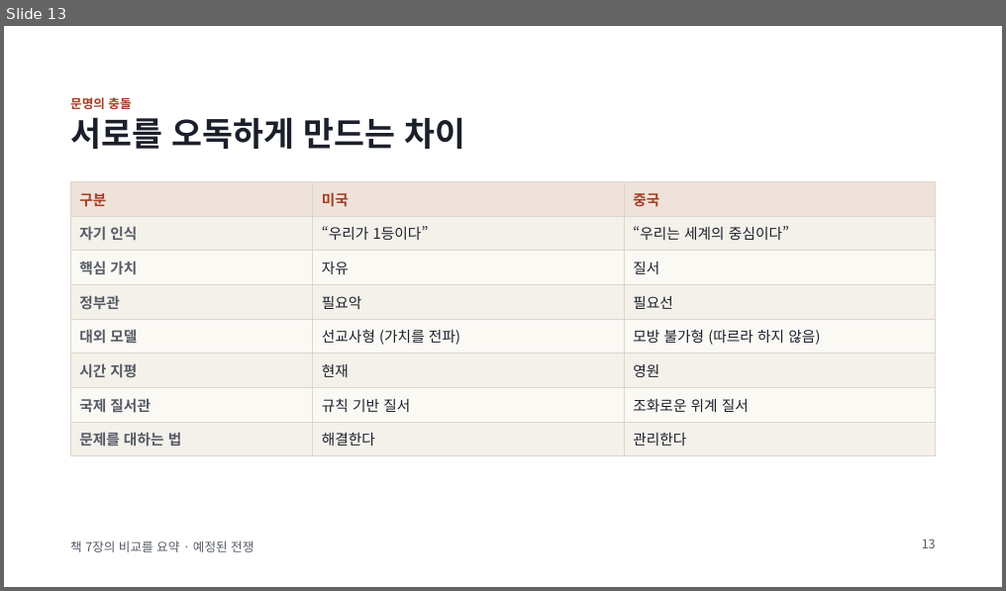
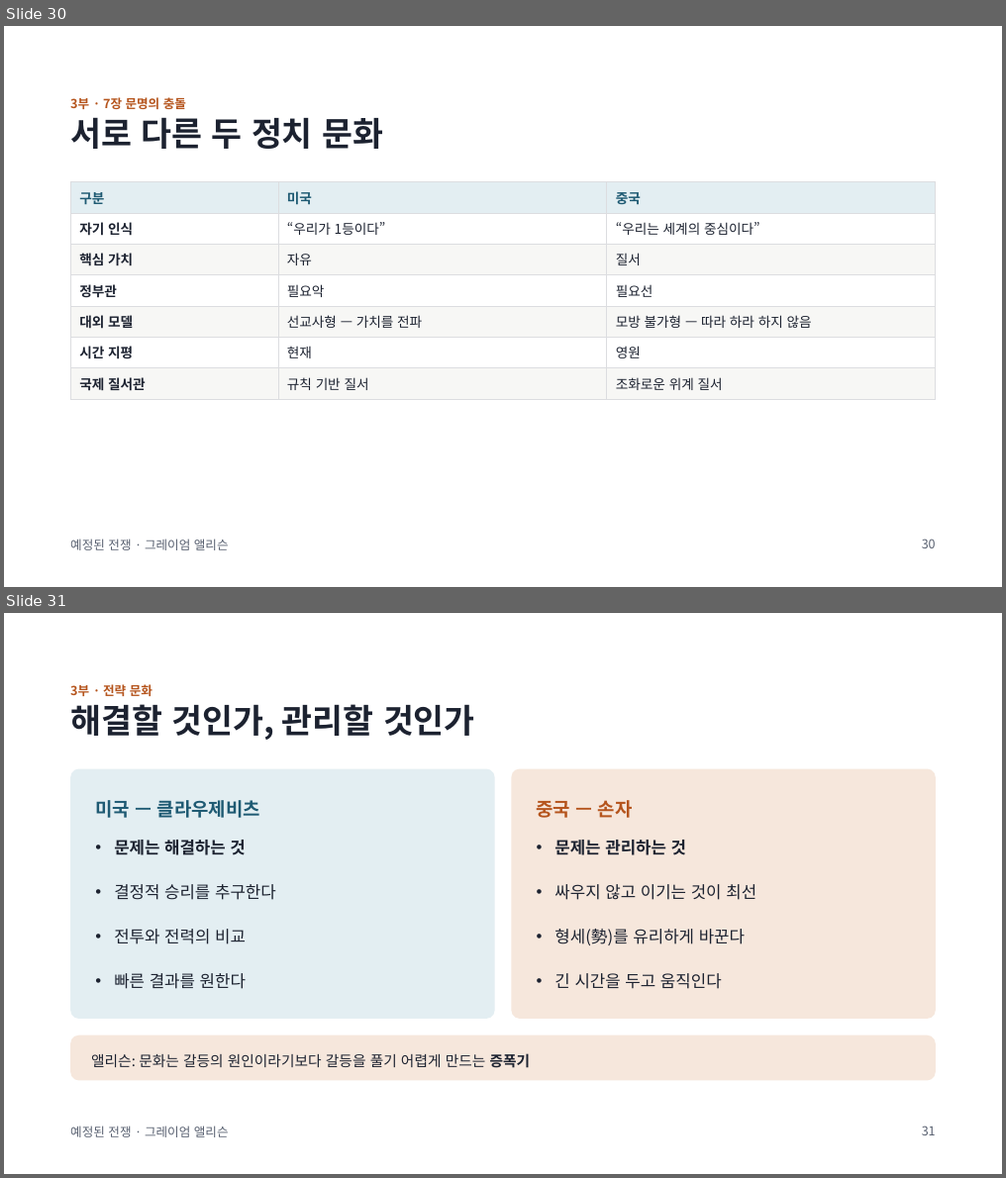
Before and after one commit to hpark1947/Politics, a slide deck: 발표자료/예정된 전쟁.pptx. Shown one above the other, each under a label of ours: slide 13 before the commit, slides 30 and 31 after it. The pictures are 1006x591 and 1006x1178 pixels, drawn with LibreOffice and Linux fonts; fonts in the diff are those of the drawing. Boxes give left, top, right and bottom in pixels: in the first picture for what was removed or moved away, otherwise in the second. Text is boxed around its words. In the diff, an @@ line names an element or a change of style, - is before the commit and + after.

```diff
--- a/발표자료/예정된 전쟁.pptx
+++ b/발표자료/예정된 전쟁.pptx
@@ slide 31 added at <box>4,613,1002,1174</box>, background #FFFFFF; not listed: 1 template element that a slide beside it also shows @@
@@ text added at <box>70,684,152,696</box>, 12 pt, text #B5541C, bold @@
+3부 · 전략 문화
@@ title added at <box>70,704,475,740</box>, 32 pt, text #1C2230, bold @@
+해결할 것인가, 관리할 것인가
@@ rounded rectangle added at <box>70,768,495,1019</box>, fill #E3EEF2 @@
@@ rounded rectangle added at <box>512,768,936,1019</box>, fill #F6E7DC @@
@@ text added at <box>95,800,260,818</box>, 18 pt, text #1E5A73, bold @@
+미국 — 클라우제비츠
@@ text added at <box>537,800,633,818</box>, 18 pt, text #B5541C, bold @@
+중국 — 손자
@@ text added at <box>114,840,276,989</box>, 16 pt, text #1C2230 @@
+• 문제는 해결하는 것
+• 결정적 승리를 추구한다
+• 전투와 전력의 비교
+• 빠른 결과를 원한다
@@ text added at <box>554,840,756,989</box>, 16 pt, text #1C2230 @@
+• 문제는 관리하는 것
+• 싸우지 않고 이기는 것이 최선
+• 형세(勢)를 유리하게 바꾼다
+• 긴 시간을 두고 움직인다
@@ rounded rectangle added at <box>70,1035,936,1081</box>, fill #F6E7DC @@
@@ text added at <box>91,1054,531,1068</box>, 14 pt, text #1C2230 @@
+앨리슨: 문화는 갈등의 원인이라기보다 갈등을 풀기 어렵게 만드는 증폭기
@@ page number added at <box>922,1126,936,1136</box>, 12 pt, text #586070 @@
+31
@@ what was slide 13 is now slide 30 @@
@@ slide 30 changed as well @@
@@ text at <box>70,97,186,109</box>: text changed; text colour #A63D24 to #B5541C @@
-문명의 충돌
+3부 · 7장 문명의 충돌
@@ title at <box>70,117,383,149</box>: text changed; text colour #1B1F2A to #1C2230 @@
-서로를 오독하게 만드는 차이
+서로 다른 두 정치 문화
@@ table at <box>70,181,936,395</box> @@
-row 5, column 2: 선교사형 (가치를 전파)
+row 5, column 2: 선교사형 — 가치를 전파
-row 5, column 3: 모방 불가형 (따르라 하지 않음)
+row 5, column 3: 모방 불가형 — 따라 하라 하지 않음
-row 8: 문제를 대하는 법 | 해결한다 | 관리한다
@@ text removed at <box>70,541,253,553</box> @@
-책 7장의 비교를 요약 · 예정된 전쟁
@@ text added at <box>70,539,229,551</box>, 12 pt, text #586070 @@
+예정된 전쟁 · 그레이엄 앨리슨
@@ page number at <box>922,539,936,549</box>: text changed; text colour #555A66 to #586070 @@
-13
+30
```
Also in this commit, not shown: 16 other slides changed, 34 other slides added, 3 slides removed.
